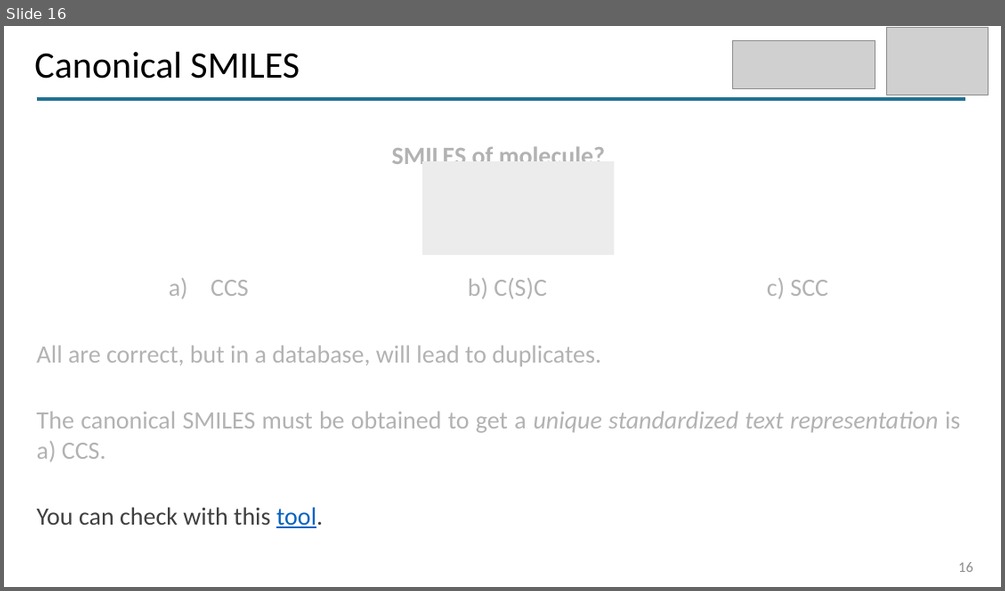
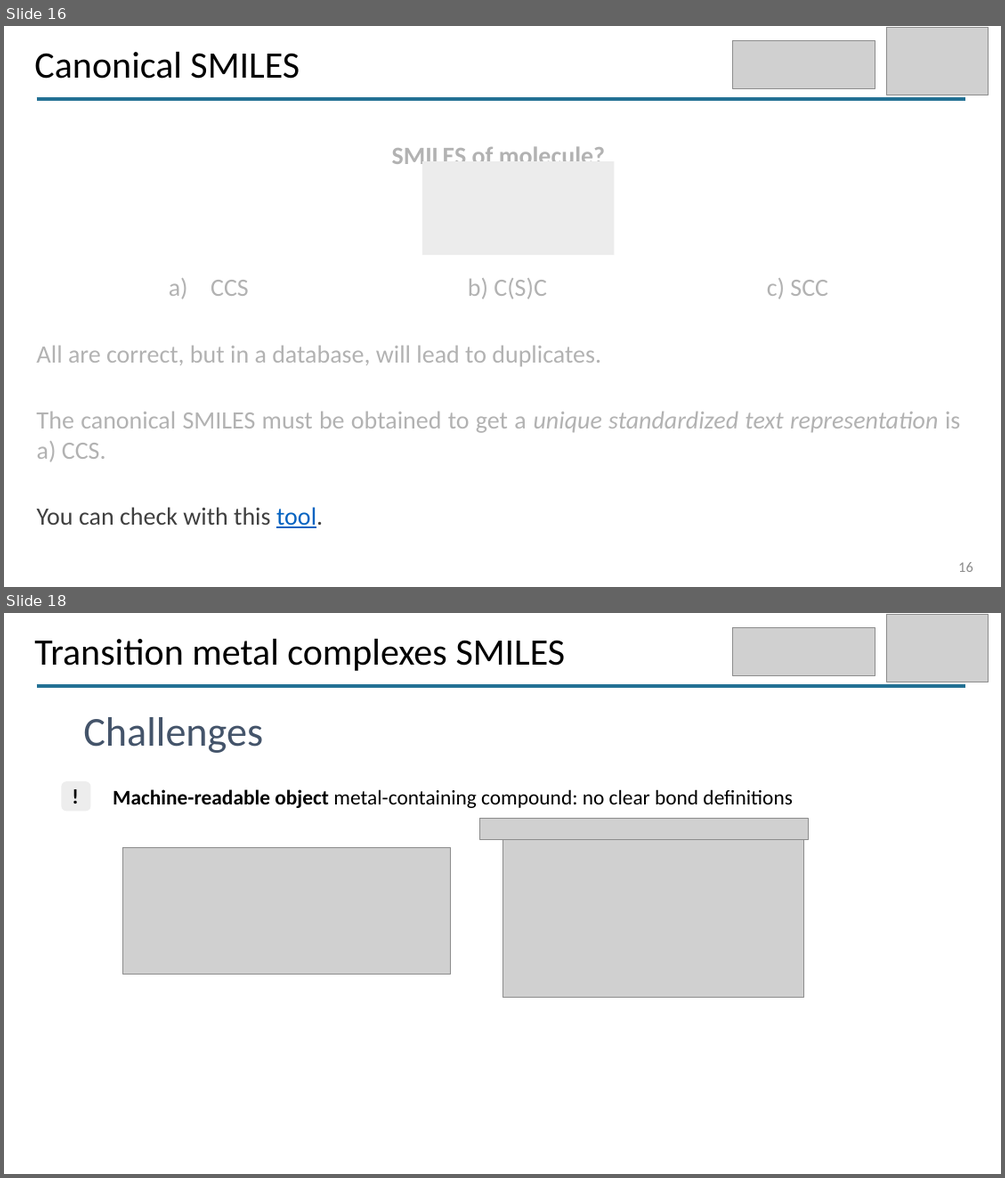
Before and after one commit to camlcworkshop/camlcworkshop.github.io, a slide deck: Sessions/Moran/Introduction_to_cheminformatics.pptx. Shown one above the other, each under a label of ours: slide 16 before the commit, slides 16 and 18 after it; the slides between them are not shown. The pictures are 1005x591 and 1005x1178 pixels, drawn with LibreOffice and Linux fonts; fonts in the diff are those of the drawing; grey boxes stand for pictures. Boxes give left, top, right and bottom in pixels: in the first picture for what was removed or moved away, otherwise in the second. Text is boxed around its words. In the diff, an @@ line names an element or a change of style, - is before the commit and + after.

```diff
--- a/Sessions/Moran/Introduction_to_cheminformatics.pptx
+++ b/Sessions/Moran/Introduction_to_cheminformatics.pptx
@@ slide 18 added at bbox=[4, 613, 1001, 1174], background #FFFFFF @@
@@ text added at bbox=[34, 639, 566, 671], 36 pt, text #000000 @@
+Transition metal complexes SMILES
@@ picture added at bbox=[733, 628, 876, 676] @@
@@ picture added at bbox=[886, 614, 988, 682] @@
@@ line added from (37, 686) to (966, 686), #237194 3 pt @@
@@ title added at bbox=[83, 717, 263, 753], 39.6 pt, text #44546A @@
+Challenges
@@ rounded rectangle added at bbox=[62, 781, 90, 811], fill #EDEDED @@
@@ text added at bbox=[65, 779, 88, 812], 20 pt, text #000000, bold @@
+!
@@ text added at bbox=[113, 789, 792, 808], 20 pt, text #000000 @@
+Machine-readable object metal-containing compound: no clear bond definitions
@@ picture added at bbox=[479, 818, 808, 840] @@
@@ picture added at bbox=[122, 847, 451, 973] @@
@@ picture added at bbox=[502, 835, 803, 997] @@
```
Also in this commit, not shown: 1 slide changed, 2 other slides added, 17 other files.
